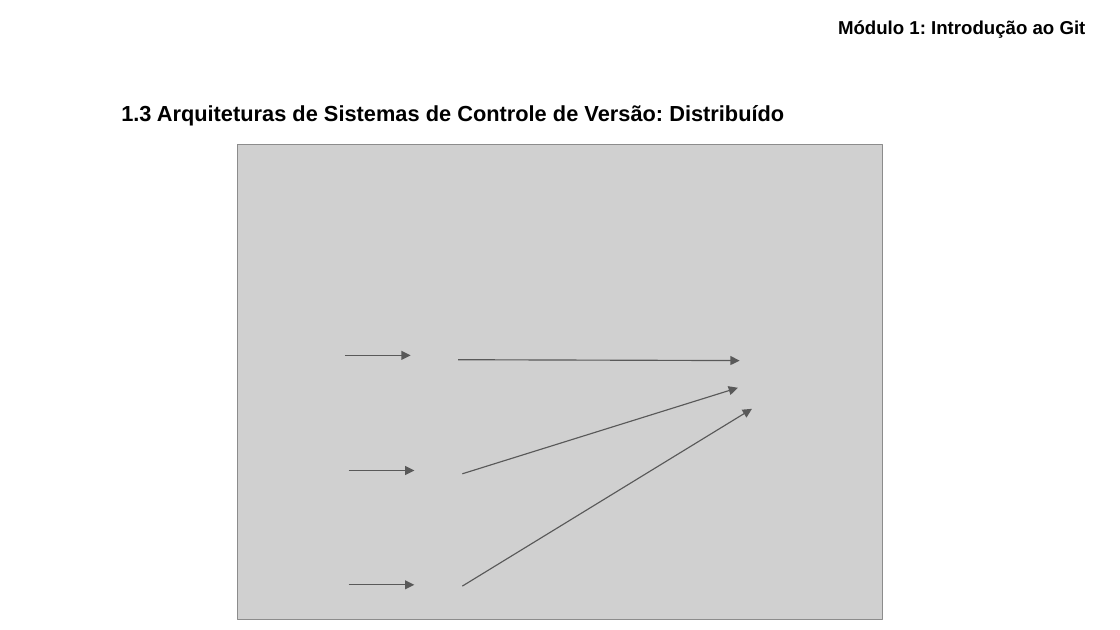
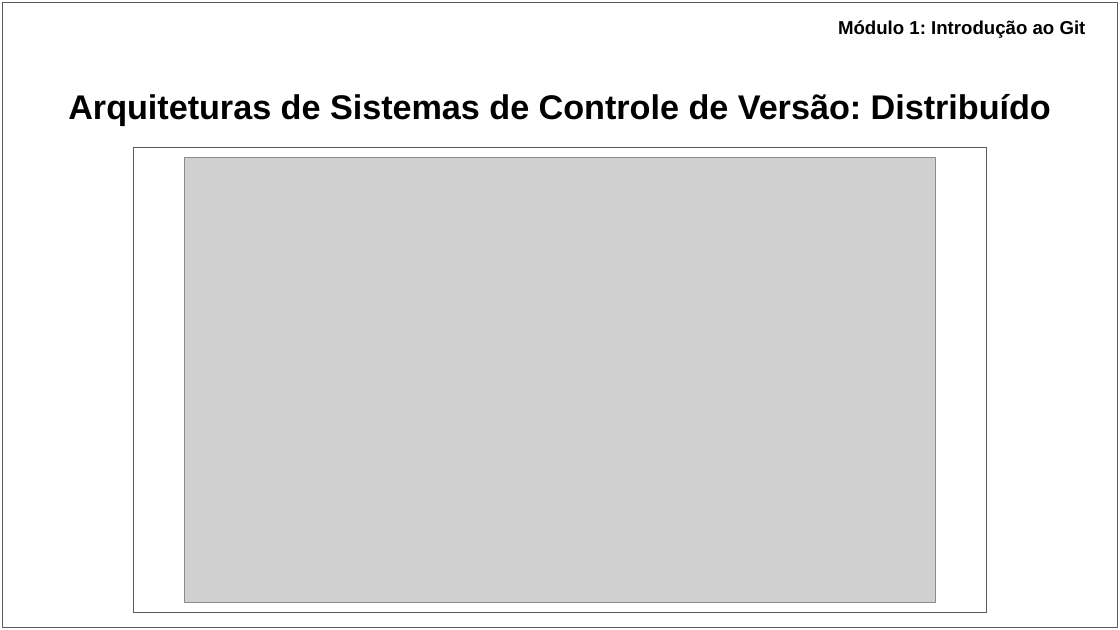
Before and after one commit to ryancunha13/Curso-Git-04, a slide deck: slide 5 of Materiais didáticos/Apresentação - Curso de Git_GitHub.pptx. Drawn at 1120x630 pixels with LibreOffice and Linux fonts; fonts in the diff are those of the drawing; grey boxes stand for pictures. Boxes give left, top, right and bottom in pixels: in the first picture for what was removed or moved away, otherwise in the second. Text is boxed around its words. In the diff, an @@ line names an element or a change of style, - is before the commit and + after.

```diff
--- a/Materiais didáticos/Apresentação - Curso de Git_GitHub.pptx
+++ b/Materiais didáticos/Apresentação - Curso de Git_GitHub.pptx
@@ rectangle added at bbox=[2, 2, 1118, 627], fill #FFFFFF, outline #595959 0.75 pt @@
@@ title at bbox=[68, 94, 1051, 126]: text changed; size 14 to 22 pt @@
-1.3 Arquiteturas de Sistemas de Controle de Versão: Distribuído
+Arquiteturas de Sistemas de Controle de Versão: Distribuído
@@ rectangle added at bbox=[133, 148, 987, 613], fill #FFFFFF, outline #595959 0.75 pt @@
@@ picture: place and size @@
-picture at bbox=[237, 144, 883, 619]
+picture at bbox=[185, 158, 936, 603]
@@ arrow removed from (345, 355) to (411, 355) @@
@@ arrow removed from (458, 360) to (739, 361) @@
@@ arrow removed from (463, 474) to (738, 388) @@
@@ arrow removed from (463, 586) to (752, 409) @@
@@ arrow removed from (348, 470) to (414, 470) @@
@@ arrow removed from (348, 585) to (414, 585) @@
```
Also in this commit, not shown: 38 other slides changed, 9 slides added, 3 other files.
